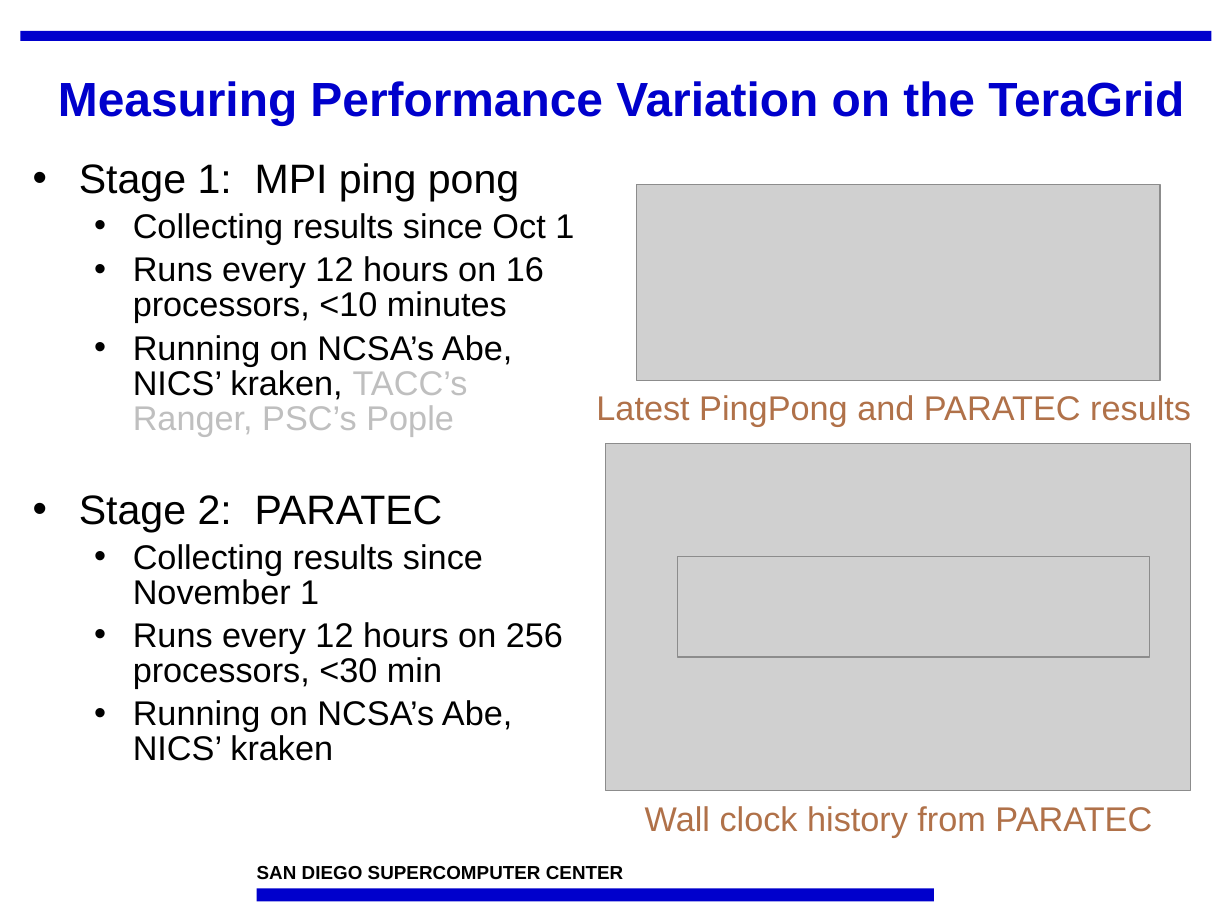
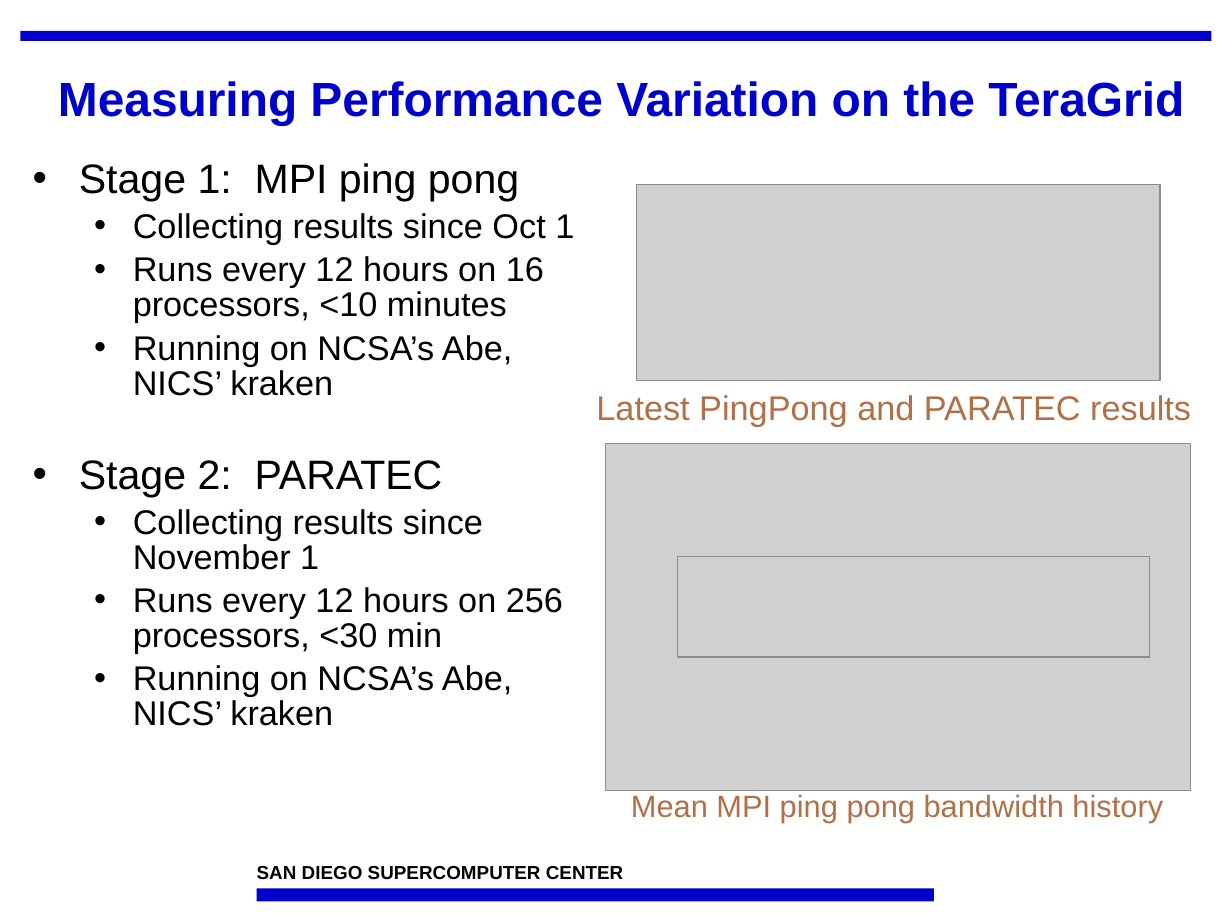
Before and after one commit to IncaProject/inca-xsede, a slide deck: slide 15 of talks/sc08/inca-sc08.ppt. Drawn at 1232x924 pixels with LibreOffice and Linux fonts; fonts in the diff are those of the drawing; grey boxes stand for pictures; background and template pictures are left out. Boxes give left, top, right and bottom in pixels: in the first picture for what was removed or moved away, otherwise in the second. Text is boxed around its words. In the diff, an @@ line names an element or a change of style, - is before the commit and + after.

Commit message:
final version

```diff
--- a/talks/sc08/inca-sc08.ppt
+++ b/talks/sc08/inca-sc08.ppt
@@ text at [133, 335, 512, 396]: text changed @@
-  • Running on NCSA’s Abe, NICS’ kraken, TACC’s Ranger, PSC’s Pople
+  • Running on NCSA’s Abe, NICS’ kraken
@@ text at [631, 794, 1163, 822]: text changed; size 20 to 18 pt @@
-Wall clock history from PARATEC
+Mean MPI ping pong bandwidth history
```
